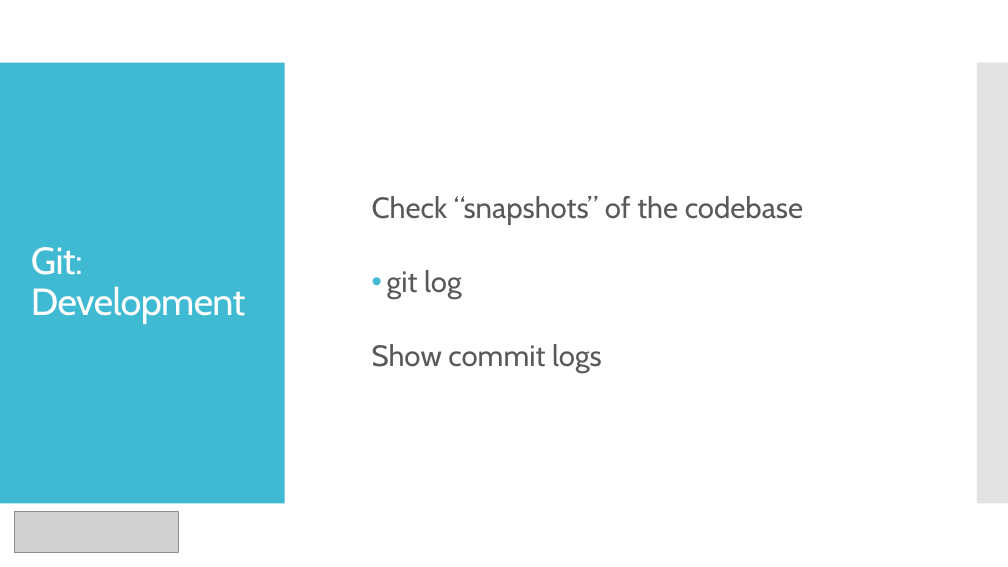
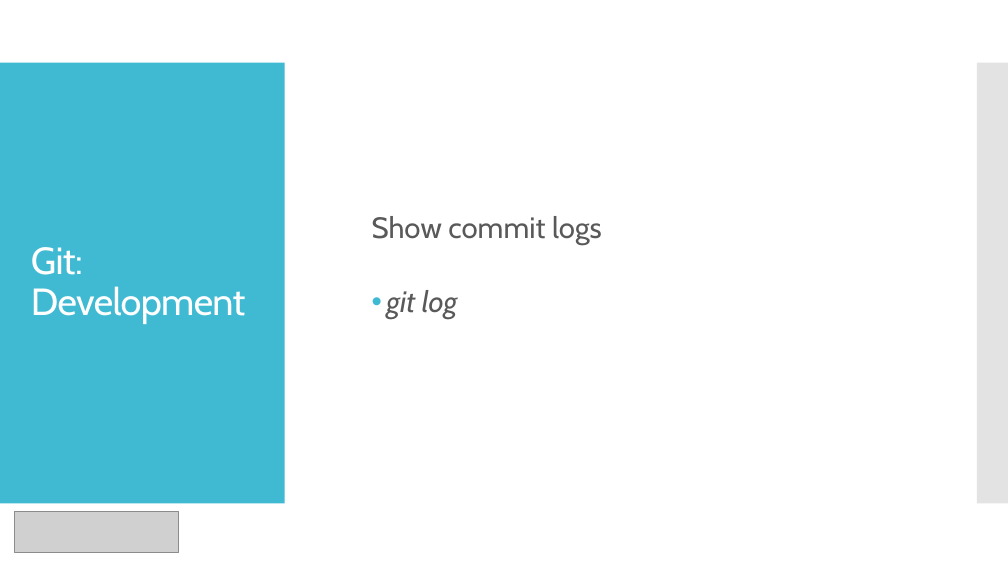
Before and after one commit to shashwatx/git_101, a slide deck: slide 21 of presentation.pptx (slide 20 before the commit). Drawn at 1008x567 pixels with LibreOffice and Linux fonts; fonts in the diff are those of the drawing; grey boxes stand for pictures. Boxes give left, top, right and bottom in pixels: in the first picture for what was removed or moved away, otherwise in the second. Text is boxed around its words. In the diff, an @@ line names an element or a change of style, - is before the commit and + after.

```diff
--- a/presentation.pptx
+++ b/presentation.pptx
@@ text at box(372, 216, 602, 245): text changed @@
-  Check “snapshots” of the codebase
+  Show commit logs
@@ text at box(387, 290, 457, 319): italic on in "git log" @@
@@ text at box(372, 344, 602, 373): paragraph removed @@
-  Show commit logs
```
Also in this commit, not shown: 9 other slides changed, 1 slide removed, 2 other files.
